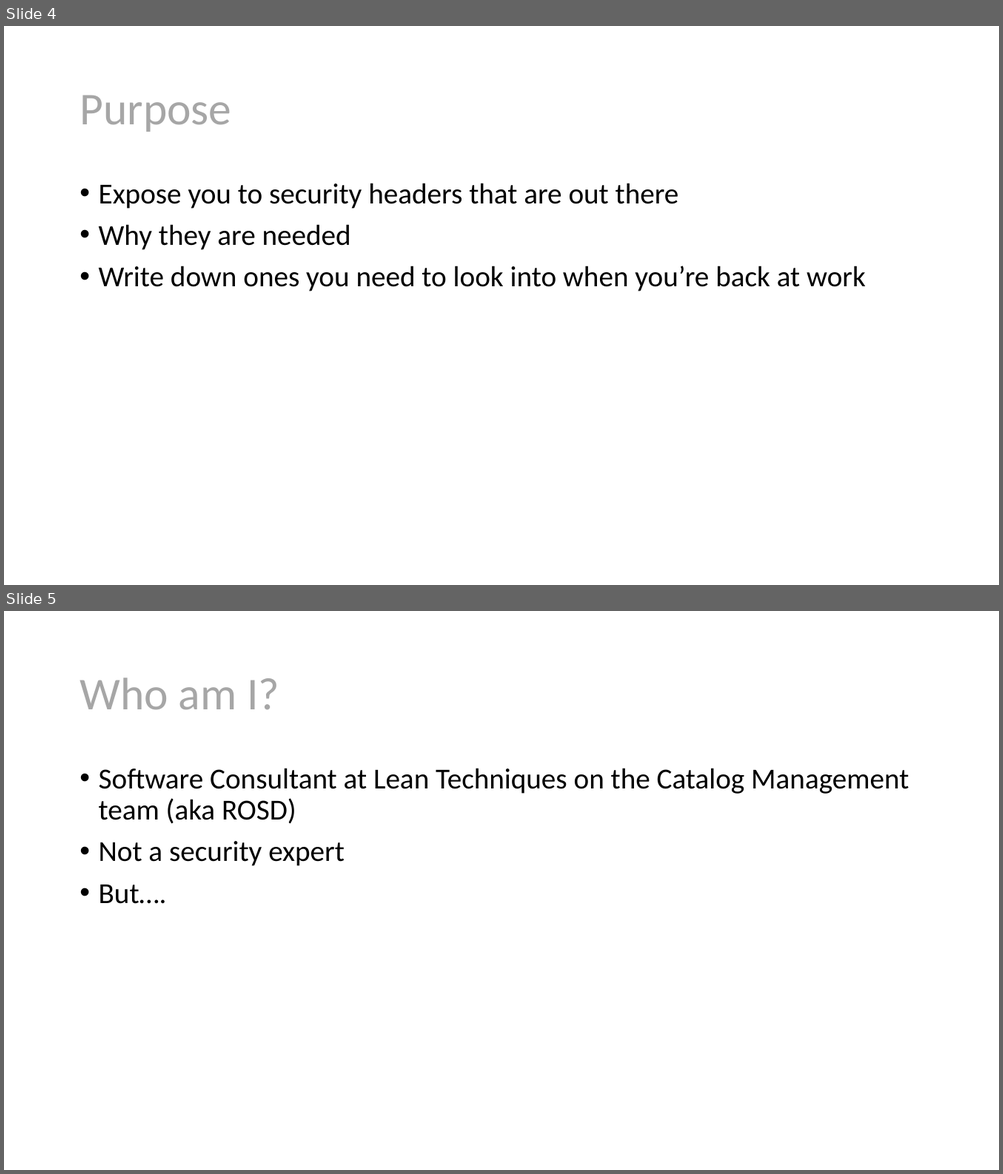
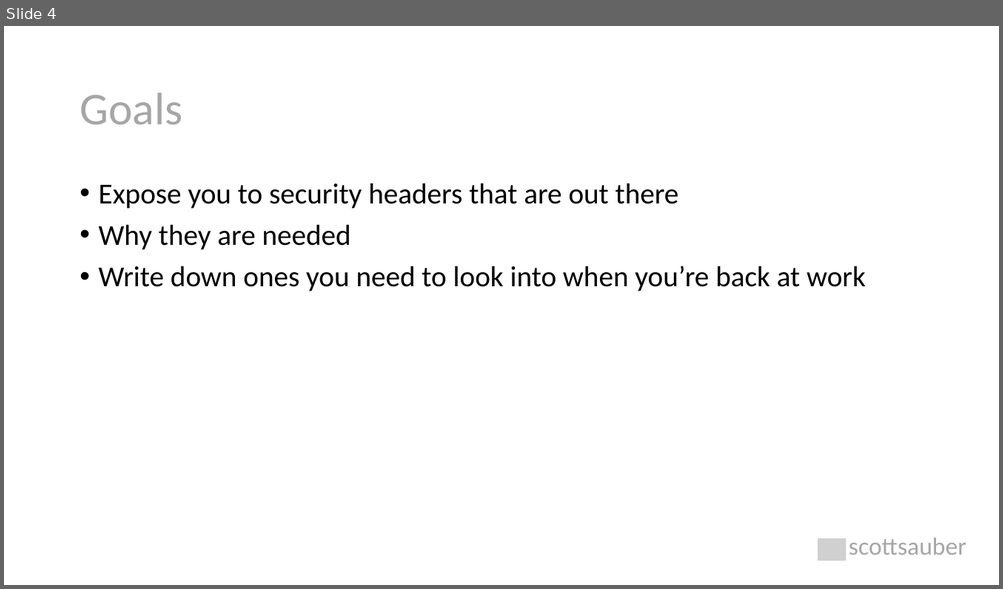
Before and after one commit to nirzaf/DotNetWorkShopTalk, a slide deck: 2021-1-27 - NDC London - Security Headers/Security Headers Explained.pptx. Shown one above the other, each under a label of ours: slides 4 and 5 before the commit, slide 4 after it. The pictures are 1003x1174 and 1003x589 pixels, drawn with LibreOffice and Linux fonts; fonts in the diff are those of the drawing; grey boxes stand for pictures. Boxes give left, top, right and bottom in pixels: in the first picture for what was removed or moved away, otherwise in the second. Text is boxed around its words. In the diff, an @@ line names an element or a change of style, - is before the commit and + after.

Commit message:
updates for security headers talk

```diff
--- a/2021-1-27 - NDC London - Security Headers/Security Headers Explained.pptx
+++ b/2021-1-27 - NDC London - Security Headers/Security Headers Explained.pptx
@@ slide 5 removed at [4, 611, 999, 1170], background #FFFFFF @@
@@ title removed at [79, 678, 280, 709] @@
-Who am I?
@@ text removed at [99, 768, 908, 904] @@
-• Software Consultant at Lean Techniques on the Catalog Management team (aka ROSD)
-• Not a security expert
-• But….
@@ slide 4 changed as well @@
@@ title at [79, 93, 182, 124]: text changed @@
-Purpose
+Goals
@@ picture added at [817, 539, 845, 561] @@
@@ text added at [848, 538, 966, 555], 24 pt, text #A6A6A6 @@
+scottsauber
```
Also in this commit, not shown: 46 other slides changed, 18 slides added, 13 other slides removed, 2 other files.
